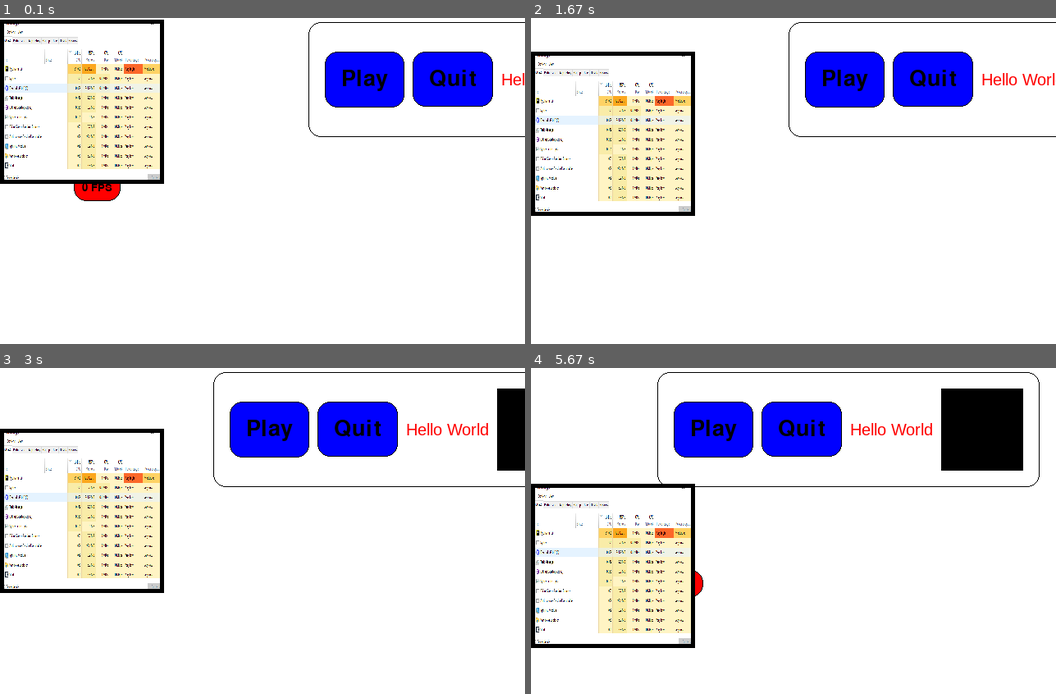
Above: before the commit, frames 1-4 (two rows, left to right).
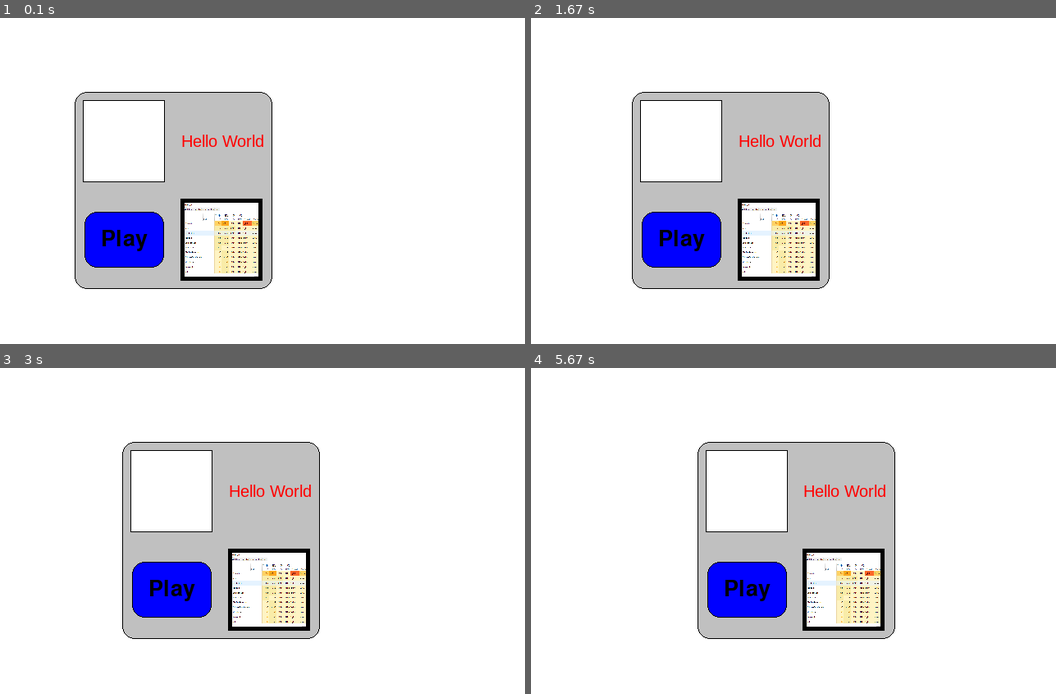
Above: after the commit, the same moments.

Repository: Skullheadx/PygameGUIEngine
Game: pygame game, started from main.py
Two runs of this game, one before a commit and one after it. Both use one fixed random seed, a clock stepped at 60 frames per second and the inputs below.
Inputs (mouse positions are in pixels of both pictures, inside the frame that each line leads up to):
- Up to frame 1 (0.1 s): no input
- Up to frame 2 (1.67 s): click "Play" at 0.38 s; click (846, 301) at 0.72 s; click "Play" at 1.05 s; click (667, 138) at 1.38 s
- Up to frame 3 (3 s): click "Play" at 1.72 s; click (189, 485) at 2.05 s; click "Play" at 2.38 s; click (94, 602) at 2.72 s
- Up to frame 4 (5.67 s): click "Play" at 3.05 s; click (667, 635) at 3.38 s; click "Play" at 3.72 s; click (outside the picture) at 4.05 s; click "Play" at 4.38 s; click (825, 674) at 4.72 s; click "Play" at 5.05 s; click (outside the picture) at 5.38 s

The runs differ from the first frame. In frame 1, 29% of the frame differs, in the area x 0-100%, y 0-84%; in frame 2, 29%; in frame 3, 30%; in frame 4, 34%, in the area x 0-97%, y 1-86%.

Commit message:
Grid Container
note that it looks weird when having a large difference in size between rows as the elements will not line up.

Another issue may lie with adding children  to grid box container?

Diff:
--- a/container.py
+++ b/container.py
@@ -51,8 +51,8 @@
                     self.width - 2 * self.padding - child.get_width()) // 2 if self.centered else self.x
             child_position_y = child_y
             if hasattr(child, 'padding'):
-                child_position_x += self.padding
-                child_position_y += self.padding
+                child_position_x += child.padding
+                child_position_y += child.padding
 
             child.set_position(child_position_x, child_position_y)
             child_y += child.get_height() + self.separation_distance
@@ -148,11 +148,11 @@
         for i, child in enumerate(self.children):
             child_position_x = child_x
             child_position_y = self.y + (
-                        self.height - 2 * self.padding - child.get_height()) // 2 if self.centered else self.x
+                    self.height - 2 * self.padding - child.get_height()) // 2 if self.centered else self.x
 
             if hasattr(child, 'padding'):
-                child_position_x += self.padding
-                child_position_y += self.padding
+                child_position_x += child.padding
+                child_position_y += child.padding
 
             child.set_position(child_position_x, child_position_y)
             child_x += child.get_width() + self.separation_distance
@@ -208,19 +208,25 @@
         if children is None:
             children = [[None for _ in range(columns)] for _ in range(rows)]
         else:
-
             if len(children) != rows:
                 raise ValueError('Children must be a 2D array of size rows x columns')
             for row in children:
                 if len(row) != columns:
                     raise ValueError('Children must be a 2D array of size rows x columns')
+
+        self.x = x
+        self.y = y
+        self.width = 0
+        self.height = 0
         self.rows = rows
         self.columns = columns
-        grid = VBoxContainer(x, y, background_color, border_color, border_width, border_radius, padding,
-                             separation_distance, True)
+
+        self.grid = VBoxContainer(x, y, background_color, border_color, border_width, border_radius, padding,
+                                  separation_distance, True)
         for row in children:
-            grid.add_child(HBoxContainer(x, y, background_color, border_color, border_width, border_radius, padding,
-                                         separation_distance, True, row))
+            self.grid.add_child(
+                HBoxContainer(x, y, background_color, border_color=background_color, border_width=0, border_radius=0,
+                              padding=0, separation_distance=separation_distance, centered=True, children=row))
         self.children = children
 
     def get_children(self):
@@ -244,27 +250,13 @@
     def set_position(self, x, y):
         self.x = x
         self.y = y
-        self.rect.set_position(x - self.padding, y - self.padding)
-        self.update_children_position()
-
-    def update_children_position(self):
-        child_x = self.x
-        for i, child in enumerate(self.children):
-            child_position_x = child_x
-            child_position_y = self.y + (
-                        self.height - 2 * self.padding - child.get_height()) // 2 if self.centered else self.x
-
-            if hasattr(child, 'padding'):
-                child_position_x += self.padding
-                child_position_y += self.padding
-
-            child.set_position(child_position_x, child_position_y)
-            child_x += child.get_width() + self.separation_distance
+        self.grid.set_position(x, y)
 
     def update(self):
-        for child in self.children:
-            if hasattr(child, 'update'):
-                child.update()
+        for row in self.children:
+            for child in row:
+                if hasattr(child, 'update'):
+                    child.update()
 
     def get_width(self):
         return self.width
@@ -275,31 +267,28 @@
     def move(self, dx, dy):
         self.x += dx
         self.y += dy
-        self.rect.move(dx, dy)
-        for child in self.children:
-            child.move(dx, dy)
+        self.grid.move(dx, dy)
 
     def set_size(self):
         if self.get_child_count() == 0:
             self.width = 0
             self.height = 0
         else:
-            self.width = sum([child.get_width() for child in self.children]) + self.padding * 2 + (
-                    self.get_child_count() - 1) * self.separation_distance
-            self.height = max([child.get_height() for child in self.children]) + self.padding * 2
-        self.rect.set_size(self.width, self.height)
+            self.width = sum([child.get_width() for child in self.children]) + self.grid.padding * 2 + (
+                    self.get_child_count() - 1) * self.grid.separation_distance
+            self.height = sum([child.get_height() for child in self.children]) + self.grid.padding * 2 + (
+                    self.get_child_count() - 1) * self.grid.separation_distance
+        self.grid.set_size()
 
     def add_child(self, child, row, col):
         self.children[row][col] = child
-        self.set_size()
-        self.update_children_position()
+        self.grid.set_size()
+        self.grid.update_children_position()
 
     def remove_child(self, child):
         self.children.remove(child)
-        self.set_size()
-        self.update_children_position()
+        self.grid.set_size()
+        self.grid.update_children_position()
 
     def draw(self, screen):
-        self.rect.draw(screen)
-        for child in self.children:
-            child.draw(screen)
+        self.grid.draw(screen)
--- a/main.py
+++ b/main.py
@@ -3,9 +3,8 @@
 from rectangle import Rectangle
 from text import Text, Label
 from button import Button
-from container import VBoxContainer, HBoxContainer
+from container import VBoxContainer, HBoxContainer, GridContainer
 from image import Image
-
 
 pygame.init()
 
@@ -15,19 +14,30 @@
 delta = 0
 
 # Testing Text
-a = Text(100, 100, "Hello World", "Arial", 20, color=Color.RED)
-b = Label(100, 200, "Word hunt", "Imprint Shadow", 20, Color.RED, Color.BLACK, Color.BLACK, 1, 15)
-c = Rectangle(100, 300, 100, 100, (255, 0, 0))
-d = Button(100, 200, "Play", "Imprint Shadow", 40, Color.BLUE, Color.BLACK, Color.BLACK, 1, 15, 20,
+# a = Text(100, 100, "Hello World", "Arial", 20, color=Color.RED)
+# b = Label(100, 200, "Word hunt", "Imprint Shadow", 20, Color.RED, Color.BLACK, Color.BLACK, 1, 15)
+# c = Rectangle(100, 300, 100, 100, (255, 0, 0))
+# d = Button(100, 200, "Play", "Imprint Shadow", 40, Color.BLUE, Color.BLACK, Color.BLACK, 1, 15, 20,
+#            lambda: print("Hello World"))
+# e = Button(100, 300, "Quit", "Imprint Shadow", 40, Color.BLUE, Color.BLACK, Color.BLACK, 1, 15, 20,
+#            lambda: print("Goodbye World"))
+# f = HBoxContainer(400, 25, Color.WHITE, Color.BLACK, 1, 15, 20, 10, True, [d, e])
+# f.add_child(a)
+#
+# g = Image(0, 0, "image.PNG", Color.BLACK, 5)
+# g.resize(200, 200)
+# f.add_child(c)
+
+p = Rectangle(0, 0, 100, 100, Color.WHITE, Color.BLACK, 1, 0)
+q = Text(0, 0, "Hello World", "Arial", 20, color=Color.RED)
+r = Button(0, 0, "Play", "Imprint Shadow", 40, Color.BLUE, Color.BLACK, Color.BLACK, 1, 15, 20,
            lambda: print("Hello World"))
-e = Button(100, 300, "Quit", "Imprint Shadow", 40, Color.BLUE, Color.BLACK, Color.BLACK, 1, 15, 20,
-           lambda: print("Goodbye World"))
-f = HBoxContainer(400, 25, Color.WHITE, Color.BLACK, 1, 15, 20, 10, True, [d, e])
-f.add_child(a)
-
-g = Image(0, 0, "image.PNG", Color.BLACK, 5)
-g.resize(200, 200)
-f.add_child(c)
+# s = Rectangle(0, 0, 100, 100, Color.BLUE, Color.BLACK, 1, 0)
+s = Image(0, 0, "image.PNG", Color.BLACK, 5)
+# s.resize(300, 200)
+s.resize(100, 100)
+t = GridContainer(100, 100, 2, 2,Color.LIGHT_GRAY,Color.BLACK, 1,15,10,20, children=[[p, q], [r, s]])
+# t = VBoxContainer(100, 100, Color.LIGHT_GRAY, Color.BLACK, 1, 15, 10, 10, True, [p, q, r, s])
 
 is_running = True
 while is_running:
@@ -37,24 +47,28 @@
 
     screen.fill((255, 255, 255))
 
-    a.draw(screen)
-    b.move(delta * 10, delta * 10)
-    b.set_text(str(round(clock.get_fps())) + " FPS")
-    b.draw(screen)
-    c.draw(screen)
+    # a.draw(screen)
+    # b.move(delta * 10, delta * 10)
+    # b.set_text(str(round(clock.get_fps())) + " FPS")
+    # b.draw(screen)
+    # c.draw(screen)
+    #
+    # d.update()
+    # d.draw(screen)
+    #
+    # e.update()
+    # e.draw(screen)
+    #
+    # f.update()
+    # f.move(delta * -40, 0)
+    # f.draw(screen)
+    #
+    # g.move(0, delta * 25)
+    # g.draw(screen)
 
-    d.update()
-    d.draw(screen)
-
-    e.update()
-    e.draw(screen)
-
-    f.update()
-    f.move(delta * -40, 0)
-    f.draw(screen)
-
-    g.move(0, delta * 25)
-    g.draw(screen)
+    t.update()
+    t.move(delta * 20, 0)
+    t.draw(screen)
 
     pygame.display.update()
     delta = clock.tick(60) / 1000  # Seconds since last frame
